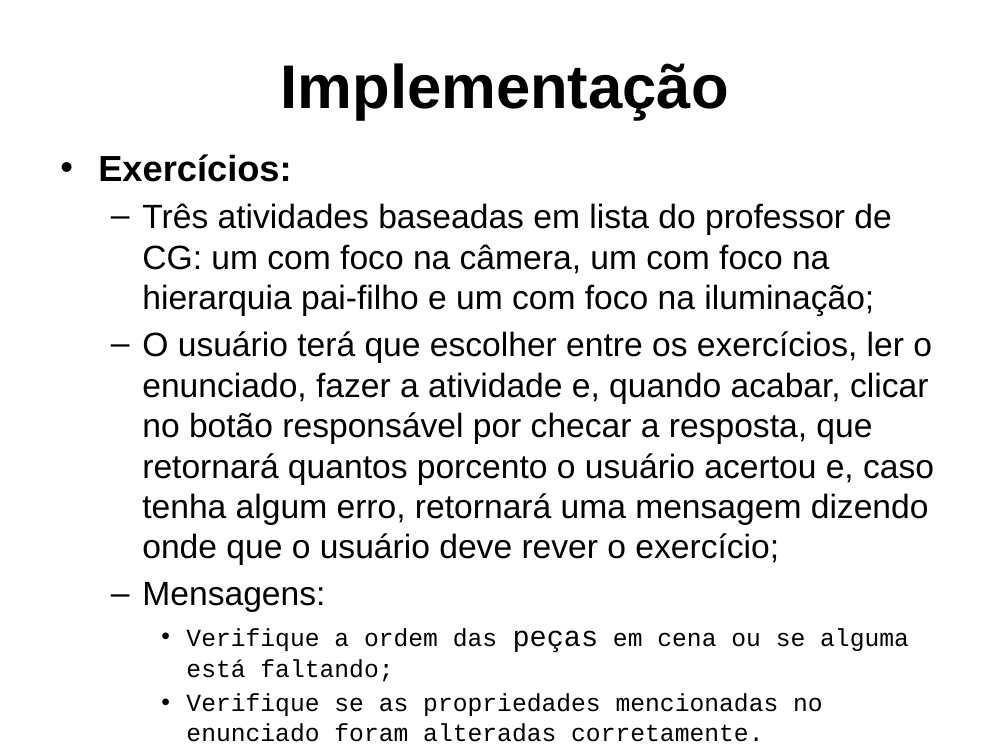
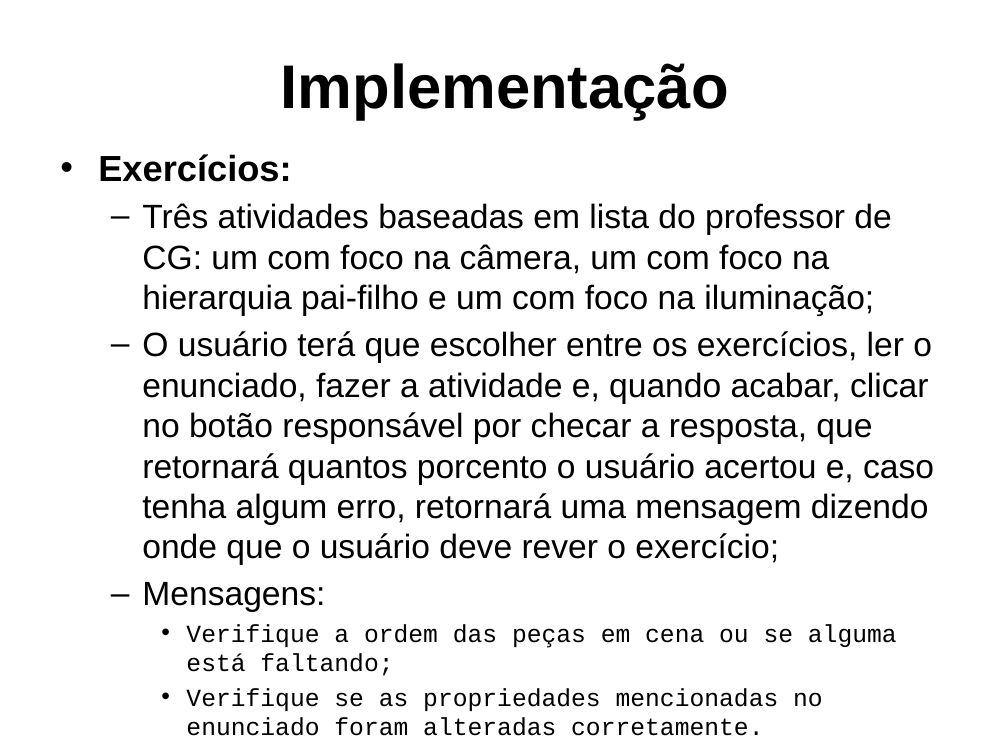
Before and after one commit to PanicAThePython/tcc_NataliaSensWeise, a slide deck: slide 21 of Slides_NataliaSensWeise.pptx (slide 22 before the commit). Drawn at 1008x756 pixels with LibreOffice and Linux fonts; fonts in the diff are those of the drawing; background and template pictures are left out. Boxes give left, top, right and bottom in pixels: in the first picture for what was removed or moved away, otherwise in the second. Text is boxed around its words. In the diff, an @@ line names an element or a change of style, - is before the commit and + after.

```diff
--- a/Slides_NataliaSensWeise.pptx
+++ b/Slides_NataliaSensWeise.pptx
@@ text at [186,624,897,676]: size 20.4 to 17.6 pt in "peças" @@
```
Also in this commit, not shown: 5 other slides changed, 6 slides added, 1 slide removed, 2 other files.
